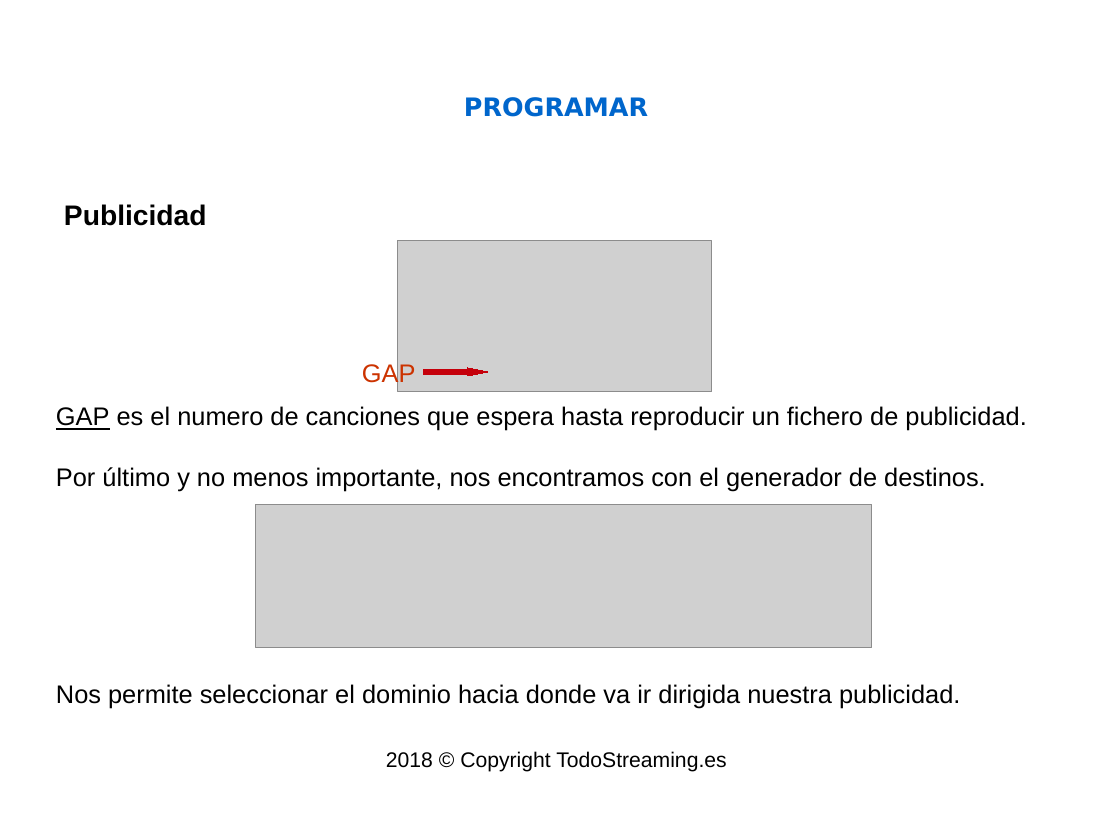
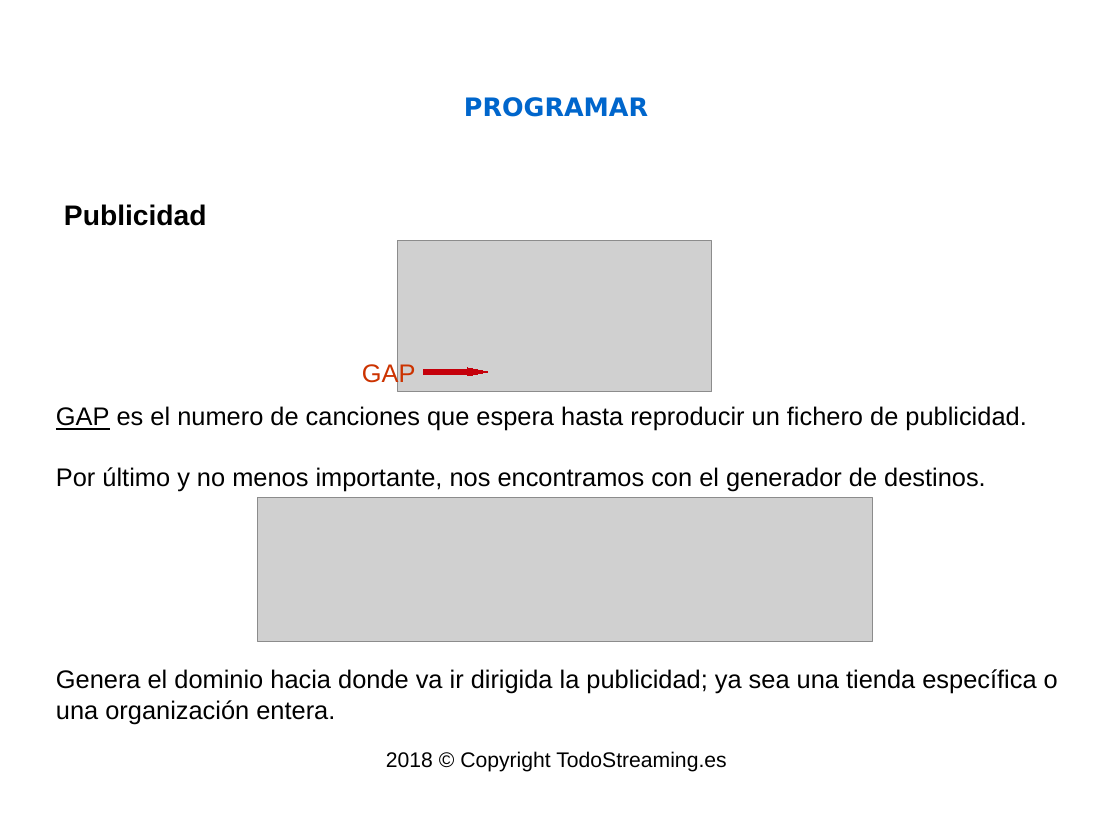
Before and after one commit to isaacml/instore, a slide deck: slide 16 of docs/Manual Administrador.odp. Drawn at 1120x840 pixels with LibreOffice and Linux fonts; fonts in the diff are those of the drawing; grey boxes stand for pictures; background and template pictures are left out. Boxes give left, top, right and bottom in pixels: in the first picture for what was removed or moved away, otherwise in the second. Text is boxed around its words. In the diff, an @@ line names an element or a change of style, - is before the commit and + after.

```diff
--- a/docs/Manual Administrador.odp
+++ b/docs/Manual Administrador.odp
@@ picture: place and size @@
-picture at box(256, 504, 872, 648)
+picture at box(257, 498, 873, 642)
@@ text at box(56, 669, 1058, 724): text changed @@
-Nos permite seleccionar el dominio hacia donde va ir dirigida nuestra publicidad.
+Genera el dominio hacia donde va ir dirigida la publicidad; ya sea una tienda específica o una organización entera.
```
Also in this commit, not shown: 2 other slides changed, 3 slides added, 1 slide removed, 11 other files.
